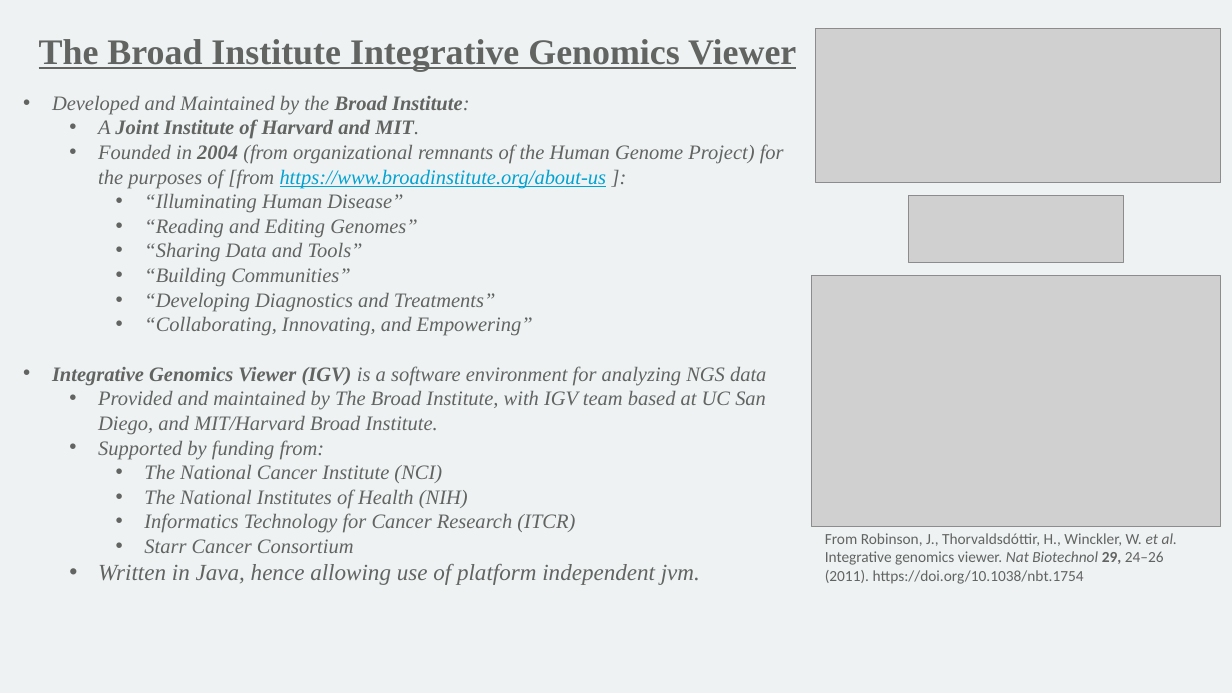
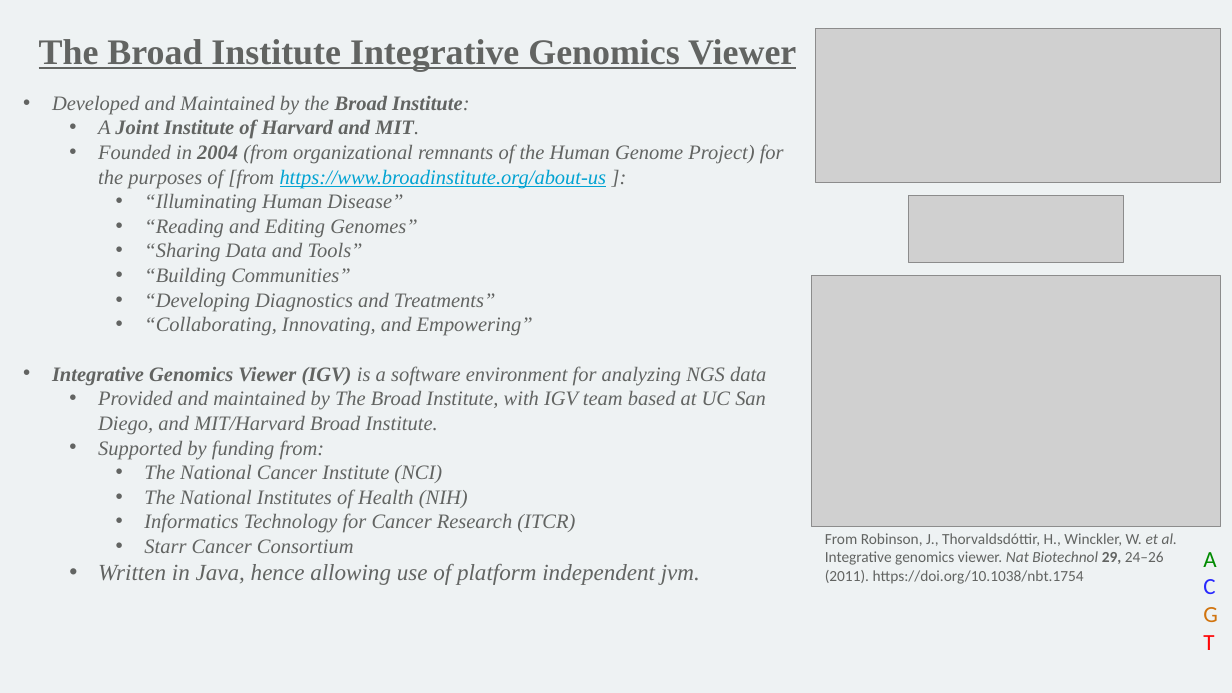
Before and after one commit to mathornton01/2022_UTSW_Lyda_Hill_Department_Introduction_To_NGS_Analysis_Nanocourse, a slide deck: slide 5 of Slides/IntroductionToNGSAnalysis_DayII_MT.pptx. Drawn at 1232x693 pixels with LibreOffice and Linux fonts; fonts in the diff are those of the drawing; grey boxes stand for pictures; background and template pictures are left out. Boxes give left, top, right and bottom in pixels: in the first picture for what was removed or moved away, otherwise in the second. Text is boxed around its words. In the diff, an @@ line names an element or a change of style, - is before the commit and + after.

```diff
--- a/Slides/IntroductionToNGSAnalysis_DayII_MT.pptx
+++ b/Slides/IntroductionToNGSAnalysis_DayII_MT.pptx
@@ text added at (x1=1203, y1=552, x2=1218, y2=650), 18 pt, text #008B00 @@
+A
+C
+G
+T
```
Also in this commit, not shown: 7 other slides changed, 24 slides added, 1 slide removed, 5 other files.
